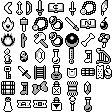
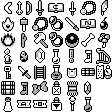
The second 112 x 112 image is a revision of the first. Changes to its layers:
painted on "merged" over [69, 48, 74, 64]
painted on "flute" over [69, 48, 74, 64]
